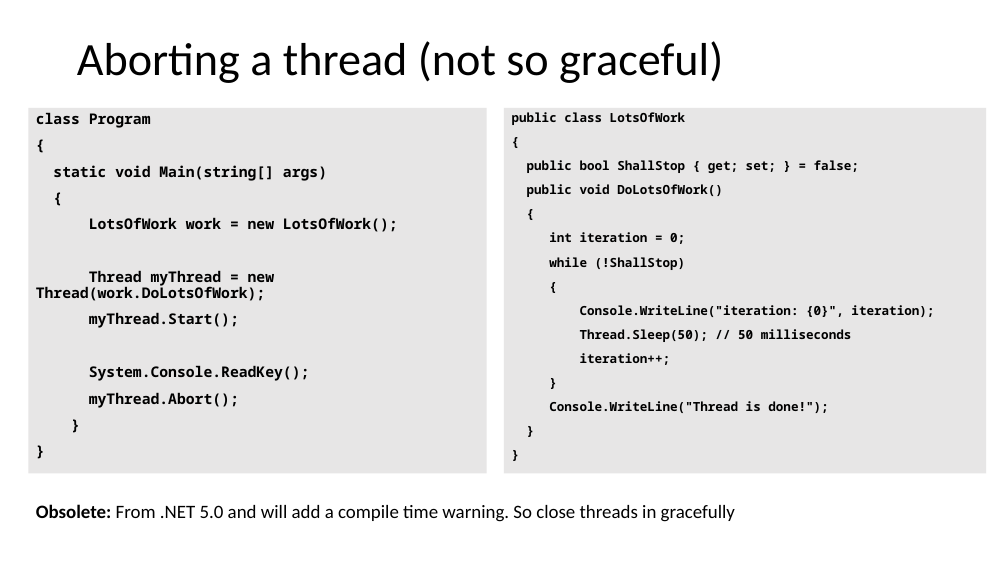
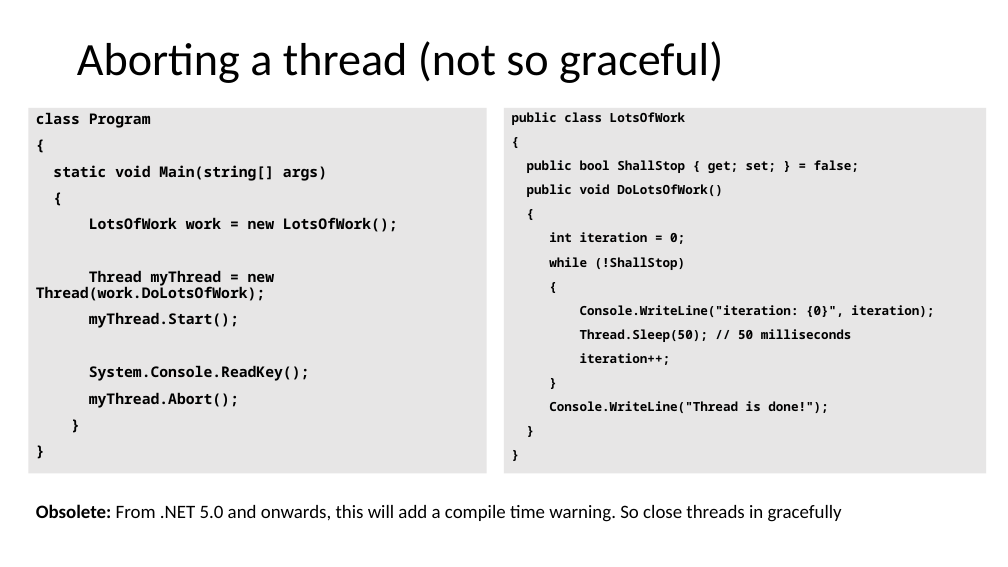
Before and after one commit to codesmurf/st3its3_teaching, a slide deck: slide 22 of 05 Parallel programming/Threading.pptx. Drawn at 1008x567 pixels with LibreOffice and Linux fonts; fonts in the diff are those of the drawing. Boxes give left, top, right and bottom in pixels: in the first picture for what was removed or moved away, otherwise in the second. Text is boxed around its words. In the diff, an @@ line names an element or a change of style, - is before the commit and + after.

```diff
--- a/05 Parallel programming/Threading.pptx
+++ b/05 Parallel programming/Threading.pptx
@@ text at [36, 504, 842, 522]: text changed @@
-Obsolete: From .NET 5.0 and will add a compile time warning. So close threads in gracefully
+Obsolete: From .NET 5.0 and onwards, this will add a compile time warning. So close threads in gracefully
```
Also in this commit, not shown: 4 other slides changed, 1 slide added, 1 slide removed, 3 other files.
